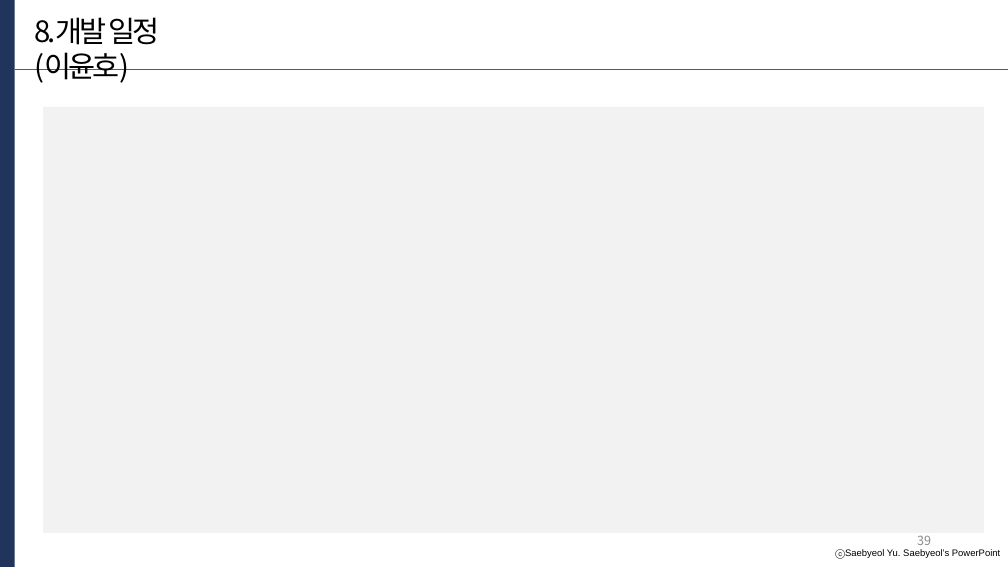
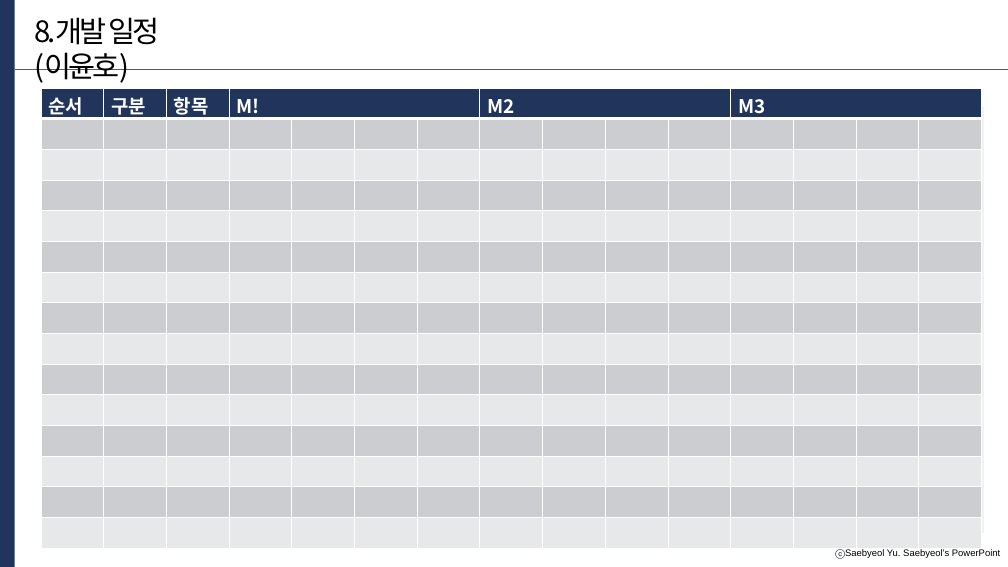
Before and after one commit to developerYHLee/University_Homework, a slide deck: slide 38 of 기말과제.pptx (slide 39 before the commit). Drawn at 1008x567 pixels with LibreOffice and Linux fonts; fonts in the diff are those of the drawing. Boxes give left, top, right and bottom in pixels: in the first picture for what was removed or moved away, otherwise in the second. Text is boxed around its words. In the diff, an @@ line names an element or a change of style, - is before the commit and + after.

```diff
--- a/기말과제.pptx
+++ b/기말과제.pptx
@@ table added at bbox=[41, 88, 982, 548], 15 rows, 15 columns @@
+순서 | 구분 | 항목 | M! |  |  |  | M2 |  |  |  | M3 |  |  | 
+ |  |  |  |  |  |  |  |  |  |  |  |  |  | 
+ |  |  |  |  |  |  |  |  |  |  |  |  |  | 
+ |  |  |  |  |  |  |  |  |  |  |  |  |  | 
+ |  |  |  |  |  |  |  |  |  |  |  |  |  | 
+ |  |  |  |  |  |  |  |  |  |  |  |  |  | 
+ |  |  |  |  |  |  |  |  |  |  |  |  |  | 
+ |  |  |  |  |  |  |  |  |  |  |  |  |  | 
+ |  |  |  |  |  |  |  |  |  |  |  |  |  | 
+ |  |  |  |  |  |  |  |  |  |  |  |  |  | 
+ |  |  |  |  |  |  |  |  |  |  |  |  |  | 
+ |  |  |  |  |  |  |  |  |  |  |  |  |  | 
+ |  |  |  |  |  |  |  |  |  |  |  |  |  | 
+ |  |  |  |  |  |  |  |  |  |  |  |  |  | 
+ |  |  |  |  |  |  |  |  |  |  |  |  |  | 
@@ page number at bbox=[917, 531, 931, 549]: text changed @@
-39
+38
```
Also in this commit, not shown: 1 other slide changed, 1 slide removed.
